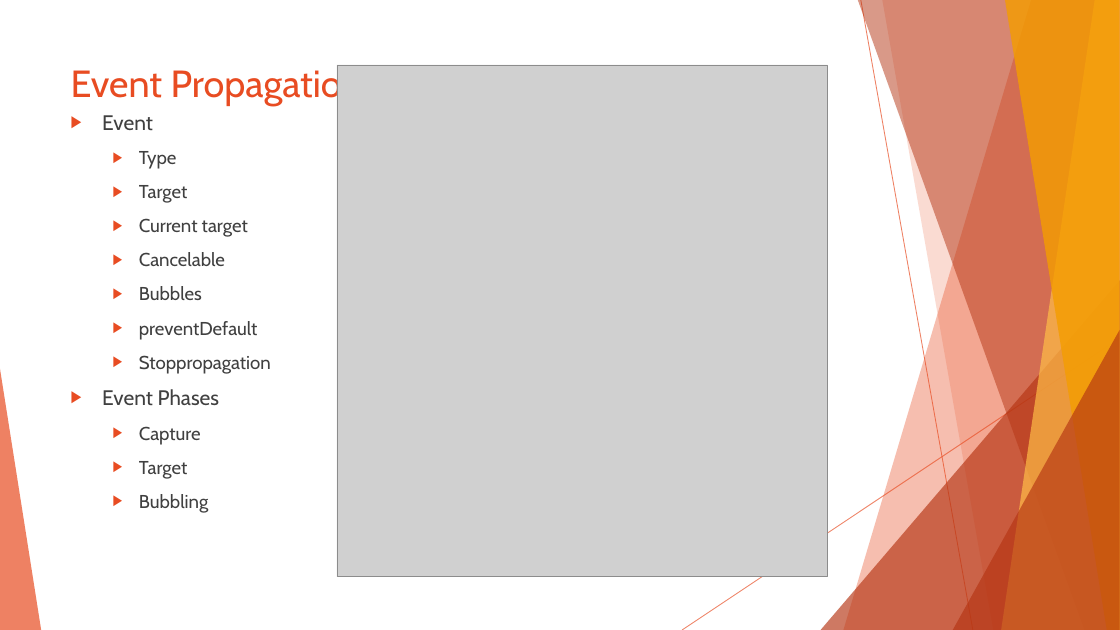
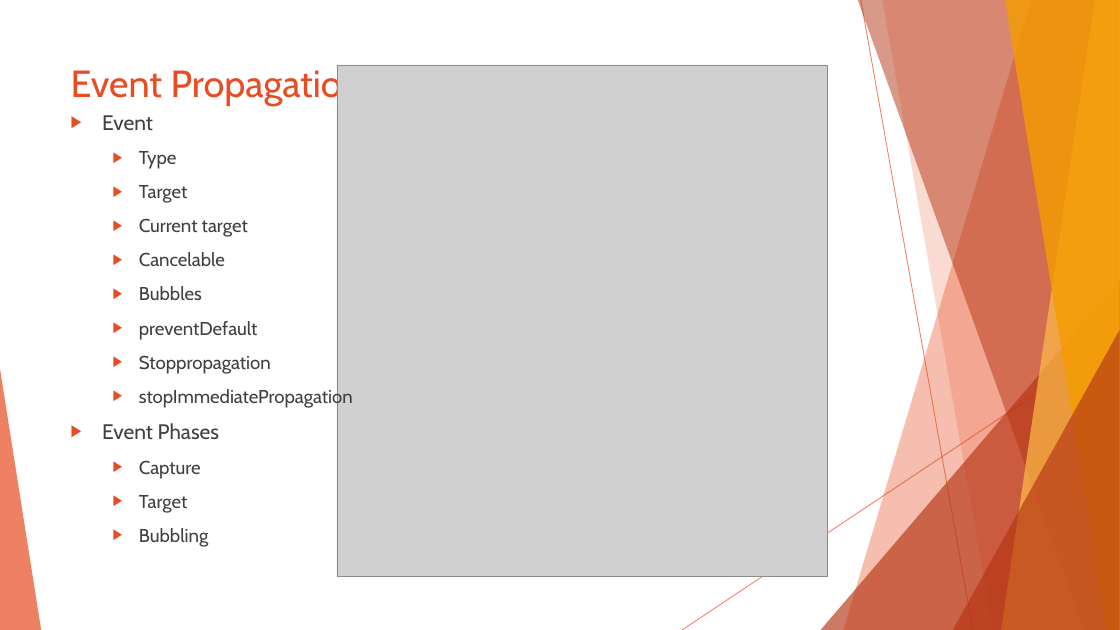
Before and after one commit to pvseshu/Javascript, a slide deck: slide 20 of Introduction to JavaScript/Introduction to JavaScript.pptx. Drawn at 1120x630 pixels with LibreOffice and Linux fonts; fonts in the diff are those of the drawing; grey boxes stand for pictures. Boxes give left, top, right and bottom in pixels: in the first picture for what was removed or moved away, otherwise in the second. Text is boxed around its words. In the diff, an @@ line names an element or a change of style, - is before the commit and + after.

```diff
--- a/Introduction to JavaScript/Introduction to JavaScript.pptx
+++ b/Introduction to JavaScript/Introduction to JavaScript.pptx
@@ text at (139, 387, 353, 408): paragraph added @@
+  ▶ stopImmediatePropagation
```
Also in this commit, not shown: 1 other slide changed, 4 other files.
